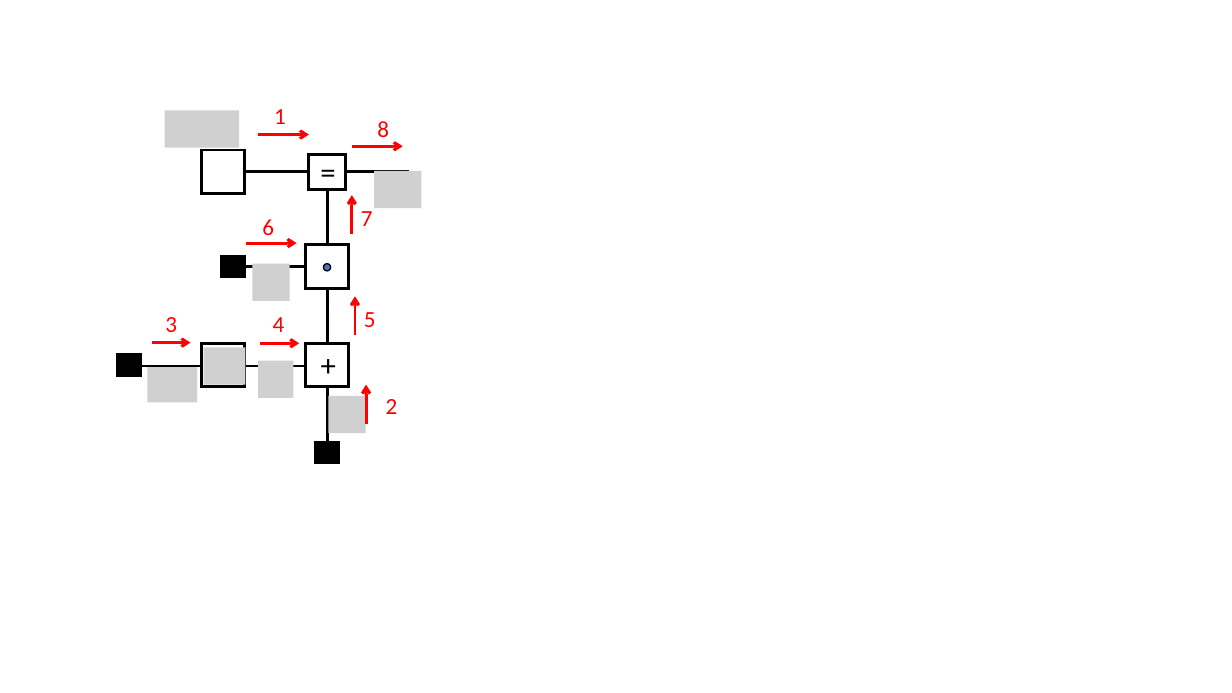
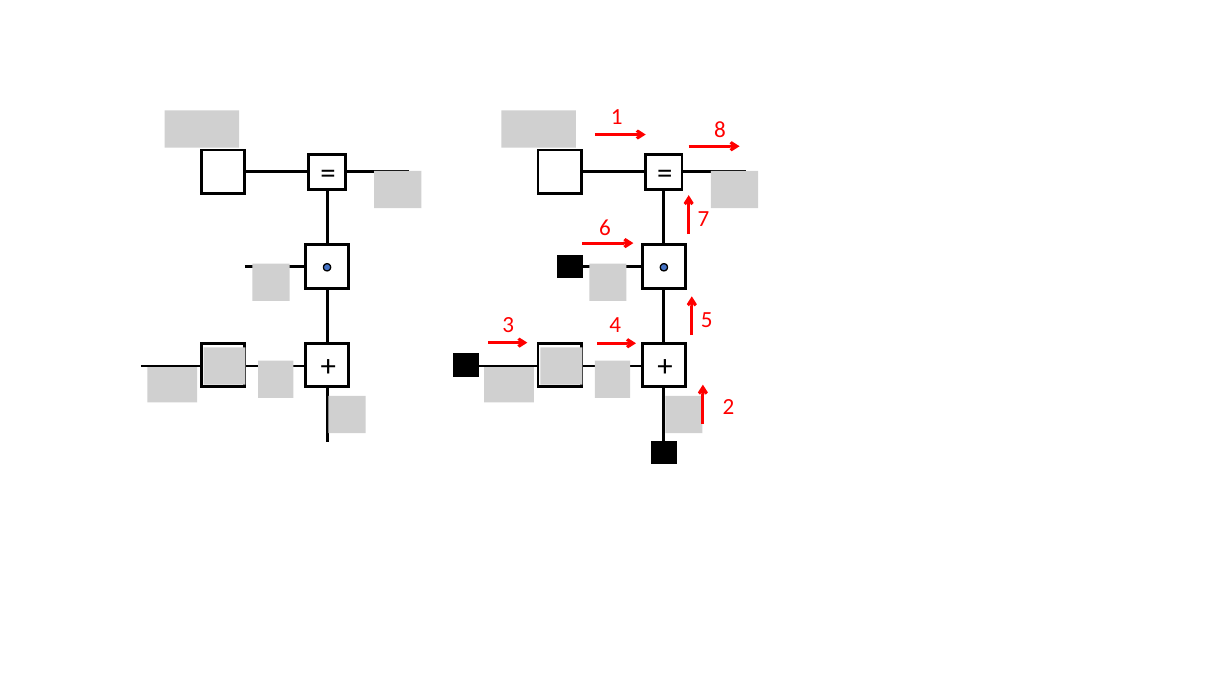
Before and after one commit to bmlip/colorized, a slide deck: slide 1 of assets/figures/ffg-bayesian-linear-regression.pptx. Drawn at 1232x693 pixels with LibreOffice and Linux fonts; fonts in the diff are those of the drawing; grey boxes stand for pictures. Boxes give left, top, right and bottom in pixels: in the first picture for what was removed or moved away, otherwise in the second. Text is boxed around its words. In the diff, an @@ line names an element or a change of style, - is before the commit and + after.

```diff
--- a/assets/figures/ffg-bayesian-linear-regression.pptx
+++ b/assets/figures/ffg-bayesian-linear-regression.pptx
@@ arrow moved from (352, 146) - (403, 146) to (595, 135) - (646, 135) @@
@@ arrow moved from (246, 243) - (297, 243) to (689, 146) - (739, 146) @@
@@ 3 texts moved together from (x1=165, y1=219, x2=285, y2=332) to (x1=502, y1=219, x2=621, y2=332) @@
@@ 5 texts, 3 arrows, 1 rectangle moved together from (x1=222, y1=109, x2=398, y2=423) to (x1=558, y1=109, x2=735, y2=423) @@
@@ arrow moved from (258, 135) - (309, 135) to (582, 243) - (633, 243) @@
@@ rectangle moved from (x1=315, y1=442, x2=338, y2=463) to (x1=455, y1=355, x2=478, y2=376) @@
@@ arrow moved from (261, 344) - (299, 344) to (489, 343) - (528, 343) @@
@@ arrow moved from (152, 343) - (190, 343) to (597, 344) - (636, 344) @@
@@ group added at (x1=478, y1=111, x2=758, y2=442): 8 lines, 7 pictures, 5 rectangles, 2 texts, 1 ellipse @@
+=
++
@@ rectangle moved from (x1=117, y1=355, x2=140, y2=376) to (x1=653, y1=442, x2=676, y2=463) @@
```
Also in this commit, not shown: 4 other files.
